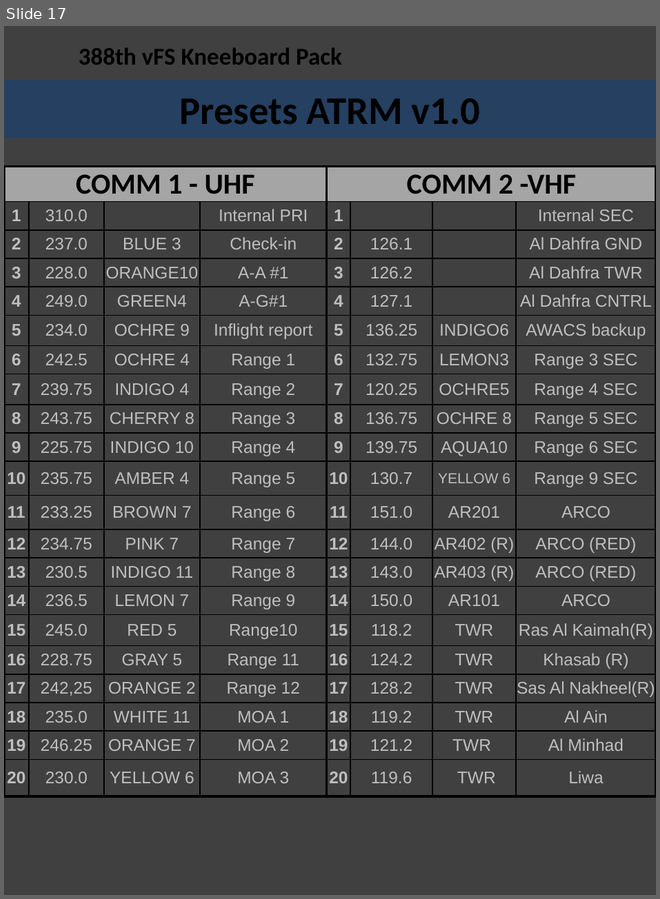
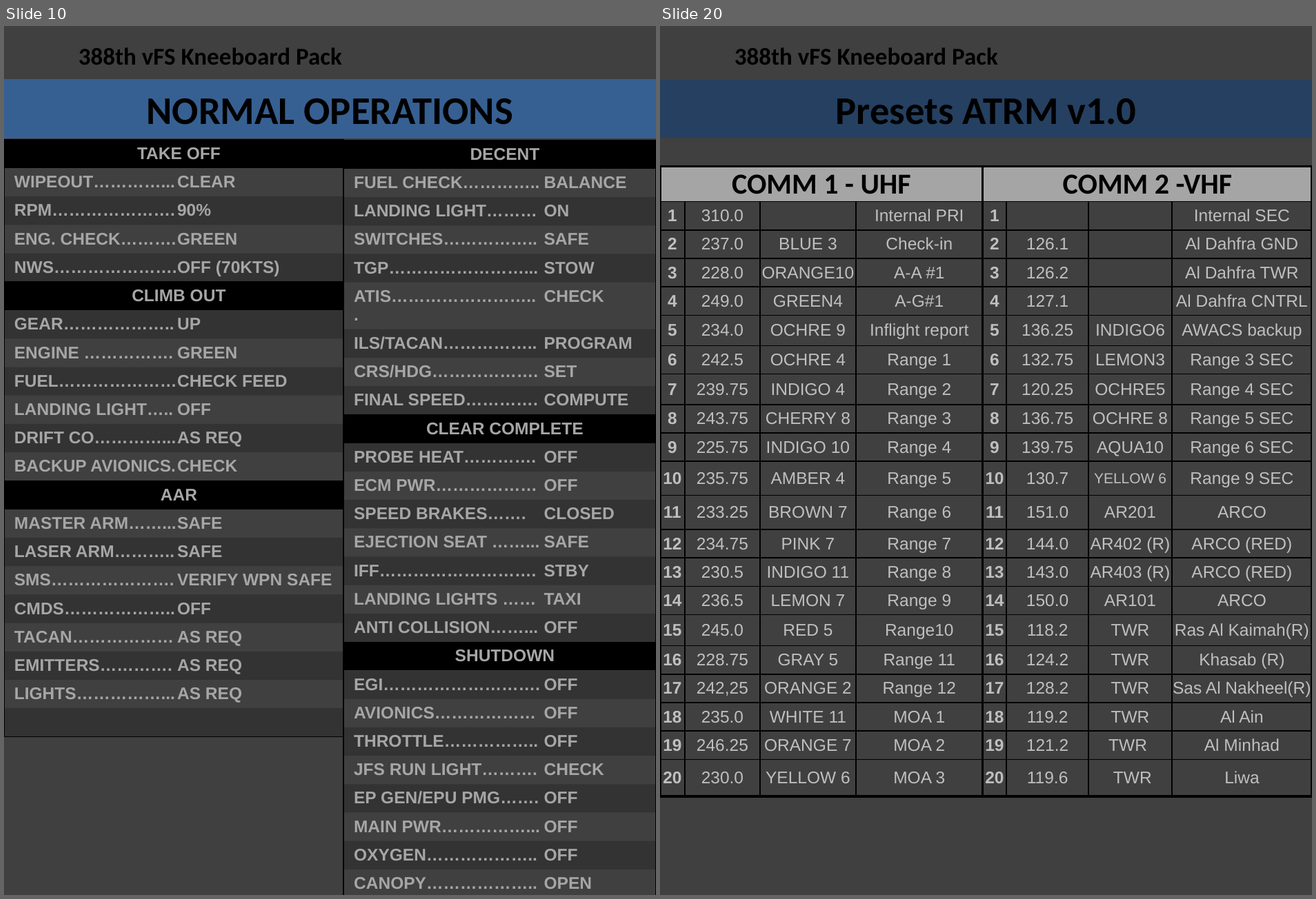
Before and after one commit to 132nd-vWing/132-TRP-388, a slide deck: Kneeboard Pack/388 Kneeboard Pack.pptx. Shown side by side, each under a label of ours: slide 17 before the commit, slides 10 and 20 after it; the slides between them are not shown. The pictures are 660x899 and 1316x899 pixels, drawn with LibreOffice and Linux fonts; fonts in the diff are those of the drawing; background and template pictures are left out. Boxes give left, top, right and bottom in pixels: in the first picture for what was removed or moved away, otherwise in the second. Text is boxed around its words. In the diff, an @@ line names an element or a change of style, - is before the commit and + after.

```diff
--- a/Kneeboard Pack/388 Kneeboard Pack.pptx
+++ b/Kneeboard Pack/388 Kneeboard Pack.pptx
@@ slide 10 added at (x1=4, y1=26, x2=656, y2=895), background #404040; not listed: 1 template element that a slide beside it also shows @@
@@ title added at (x1=4, y1=80, x2=656, y2=138), fill #376092, outline #376092 0.75 pt, 32.4 pt, text #000000, bold @@
+NORMAL OPERATIONS
@@ table added at (x1=4, y1=140, x2=343, y2=753), 21 rows, 2 columns @@
+TAKE OFF | 
+WIPEOUT…………... | CLEAR
+RPM…………………. | 90%
+ENG. CHECK………. | GREEN
+NWS…………………. | OFF (70KTS)
+CLIMB OUT | 
+GEAR……………….. | UP
+ENGINE ……………. | GREEN
+FUEL………………… | CHECK FEED
+LANDING LIGHT….. | OFF
+DRIFT CO…………... | AS REQ
+BACKUP AVIONICS. | CHECK
+AAR | 
+MASTER ARM……... | SAFE
+LASER ARM……….. | SAFE
+SMS…………………. | VERIFY WPN SAFE
+CMDS……………….. | OFF
+TACAN……………… | AS REQ
+EMITTERS…………. | AS REQ
+LIGHTS……………... | AS REQ
+ | 
@@ table added at (x1=344, y1=140, x2=656, y2=895), 26 rows, 2 columns @@
+DECENT | 
+FUEL CHECK………….. | BALANCE
+LANDING LIGHT……… | ON
+SWITCHES…………….. | SAFE
+TGP……………………... | STOW
+ATIS……………………... | CHECK
+ILS/TACAN…………….. | PROGRAM
+CRS/HDG………………. | SET
+FINAL SPEED…………. | COMPUTE
+CLEAR COMPLETE | 
+PROBE HEAT…………. | OFF
+ECM PWR……………… | OFF
+SPEED BRAKES……. | CLOSED
+EJECTION SEAT ……... | SAFE
+IFF………………………. | STBY
+LANDING LIGHTS …… | TAXI
+ANTI COLLISION……... | OFF
+SHUTDOWN | 
+EGI………………………. | OFF
+AVIONICS……………… | OFF
+THROTTLE…………….. | OFF
+JFS RUN LIGHT………. | CHECK
+EP GEN/EPU PMG……. | OFF
+MAIN PWR……………... | OFF
+OXYGEN……………….. | OFF
+CANOPY……………….. | OPEN
@@ what was slide 17 is now slide 20 @@
```
Also in this commit, not shown: 29 slides changed, 3 other slides added, 1 slide removed, 2 other files.
